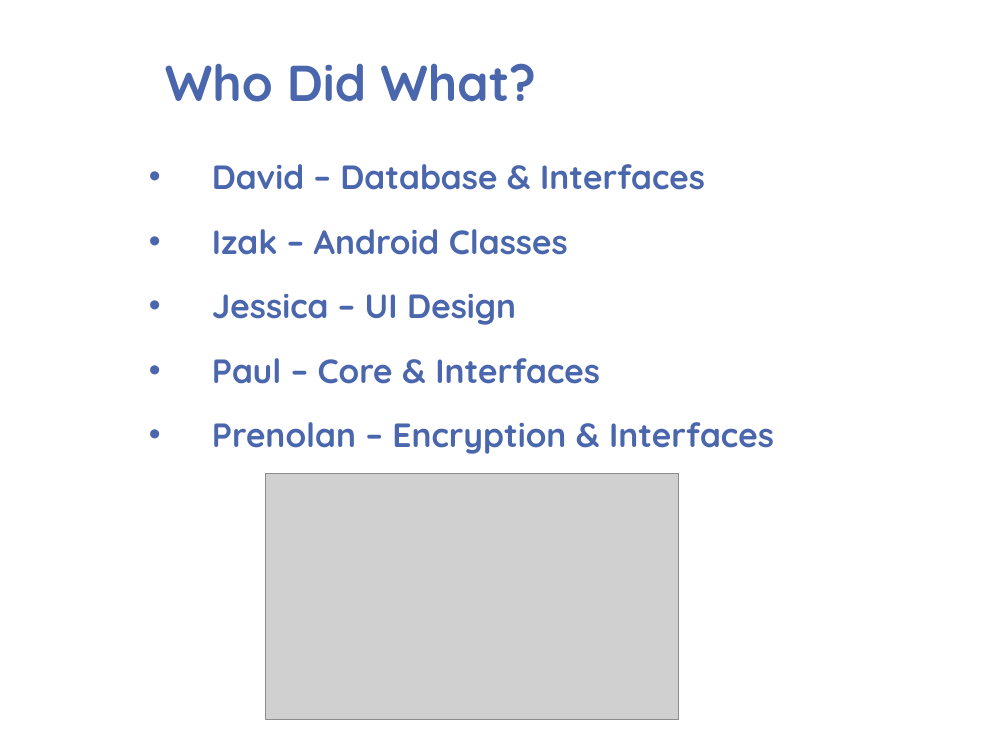
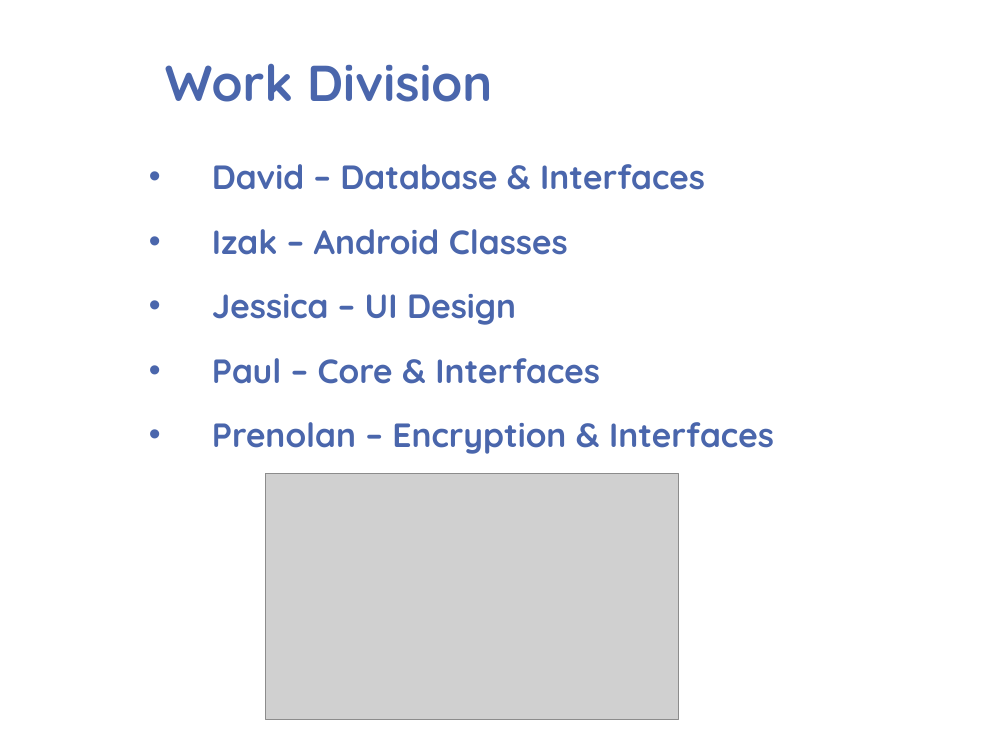
Before and after one commit to psengelke/linphone-android-group-chat, a slide deck: slide 3 of Project Documentation/Demos/Demo 03/Demo 03.pptx. Drawn at 1008x756 pixels with LibreOffice and Linux fonts; fonts in the diff are those of the drawing; grey boxes stand for pictures; background and template pictures are left out. Boxes give left, top, right and bottom in pixels: in the first picture for what was removed or moved away, otherwise in the second. Text is boxed around its words. In the diff, an @@ line names an element or a change of style, - is before the commit and + after.

```diff
--- a/Project Documentation/Demos/Demo 03/Demo 03.pptx
+++ b/Project Documentation/Demos/Demo 03/Demo 03.pptx
@@ title at (165, 64, 492, 102): text changed @@
-Who Did What?
+Work Division
```
Also in this commit, not shown: 1 slide added, 1 slide removed.
